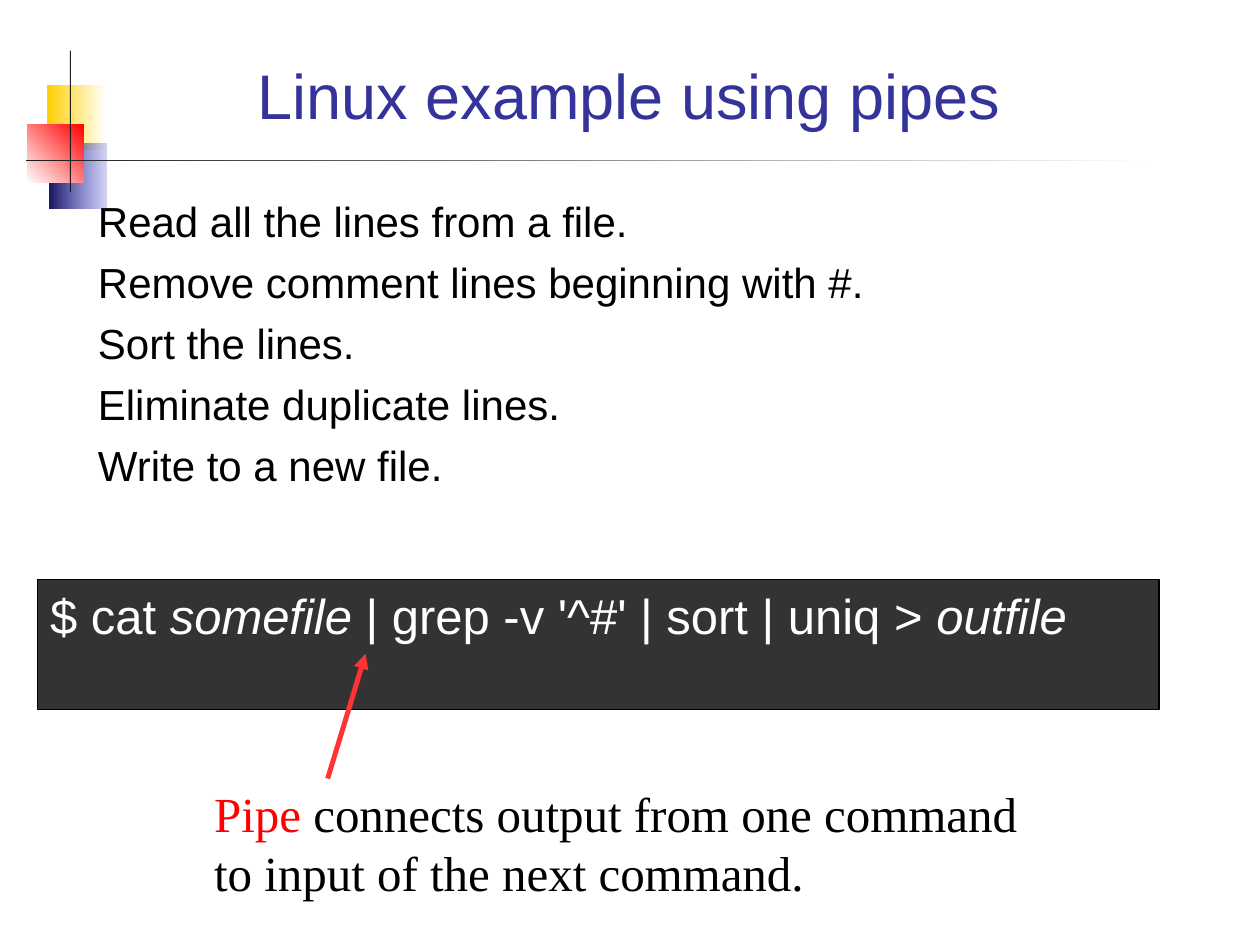
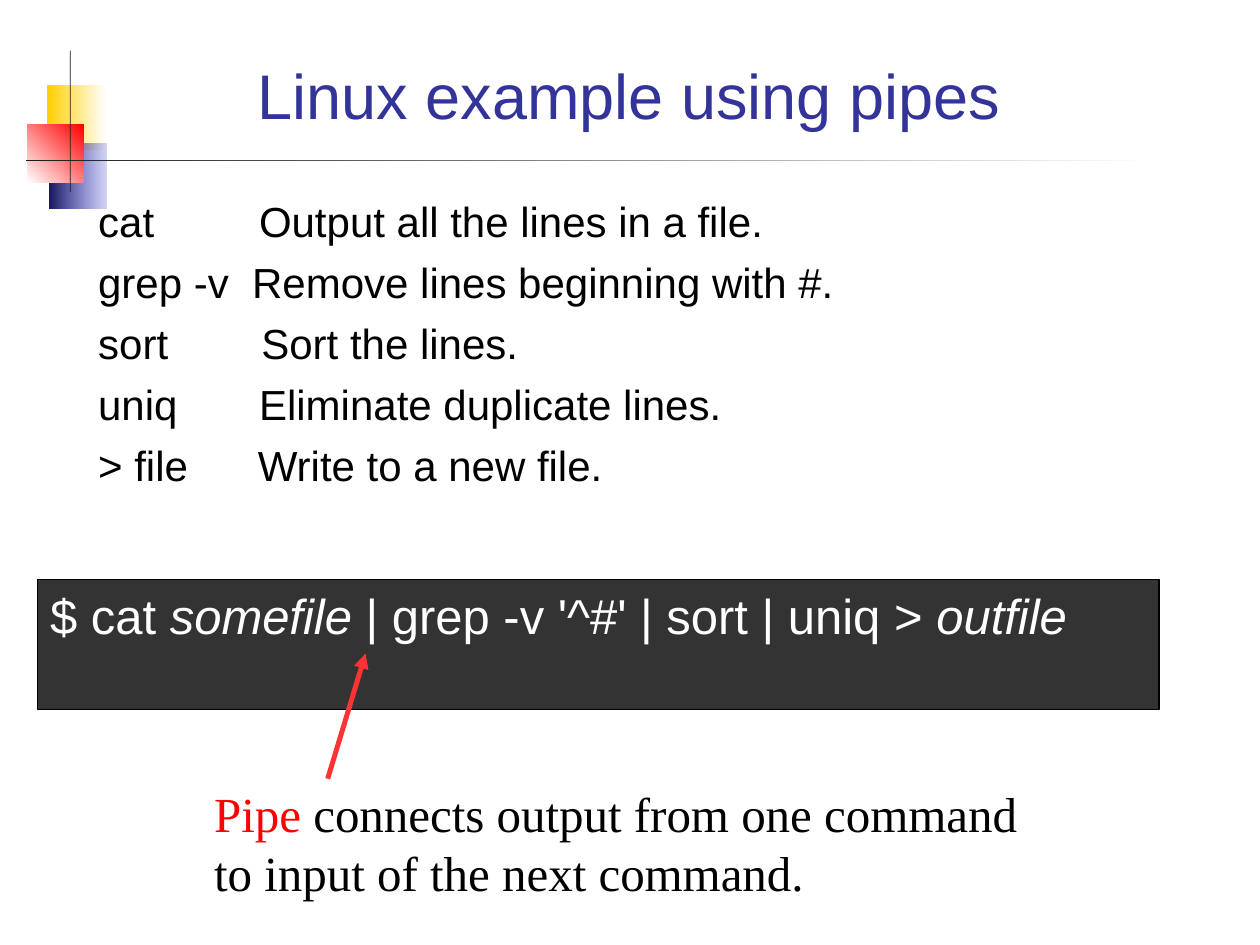
Before and after one commit to skeoop/skeoop.github.io, a slide deck: slide 4 of java8/Streams.ppt (slide 3 before the commit). Drawn at 1260x945 pixels with LibreOffice and Linux fonts; fonts in the diff are those of the drawing. Boxes give left, top, right and bottom in pixels: in the first picture for what was removed or moved away, otherwise in the second. Text is boxed around its words. In the diff, an @@ line names an element or a change of style, - is before the commit and + after.

```diff
--- a/java8/Streams.ppt
+++ b/java8/Streams.ppt
@@ text at [98,203,787,482]: text changed @@
-Read all the lines from a file.
-Remove comment lines beginning with #.
-Sort the lines.
-Eliminate duplicate lines.
-Write to a new file.
+cat Output all the lines in a file.
+grep -v Remove lines beginning with #.
+sort Sort the lines.
+uniq Eliminate duplicate lines.
+> file Write to a new file.
```
Also in this commit, not shown: 9 other slides changed, 12 slides added, 1 slide removed, 2 other files.
